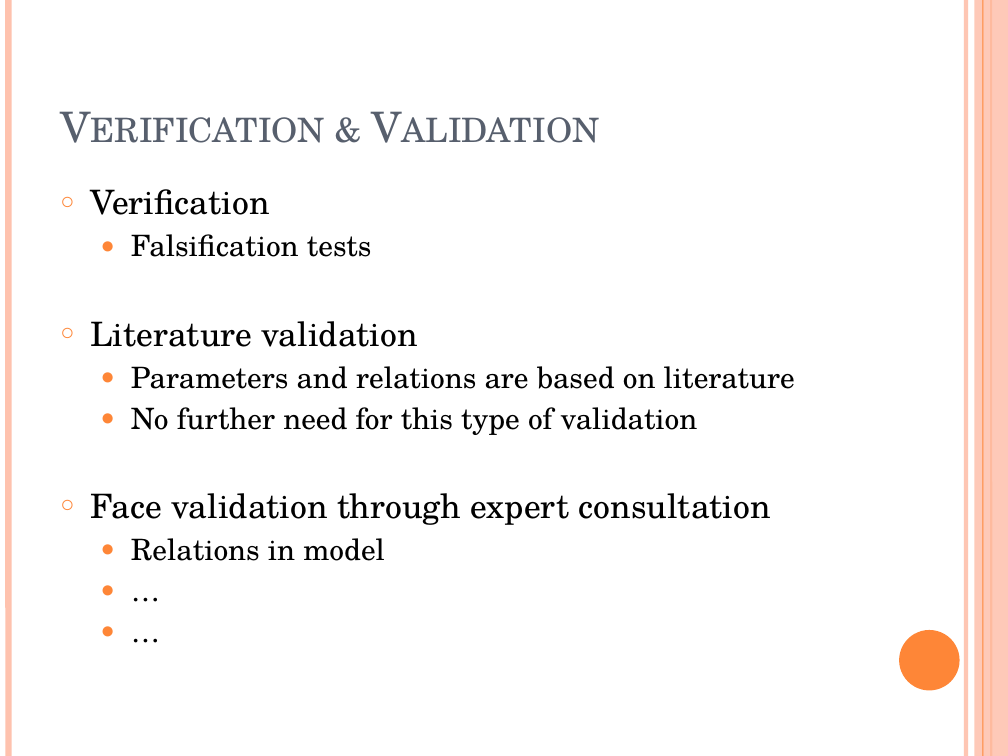
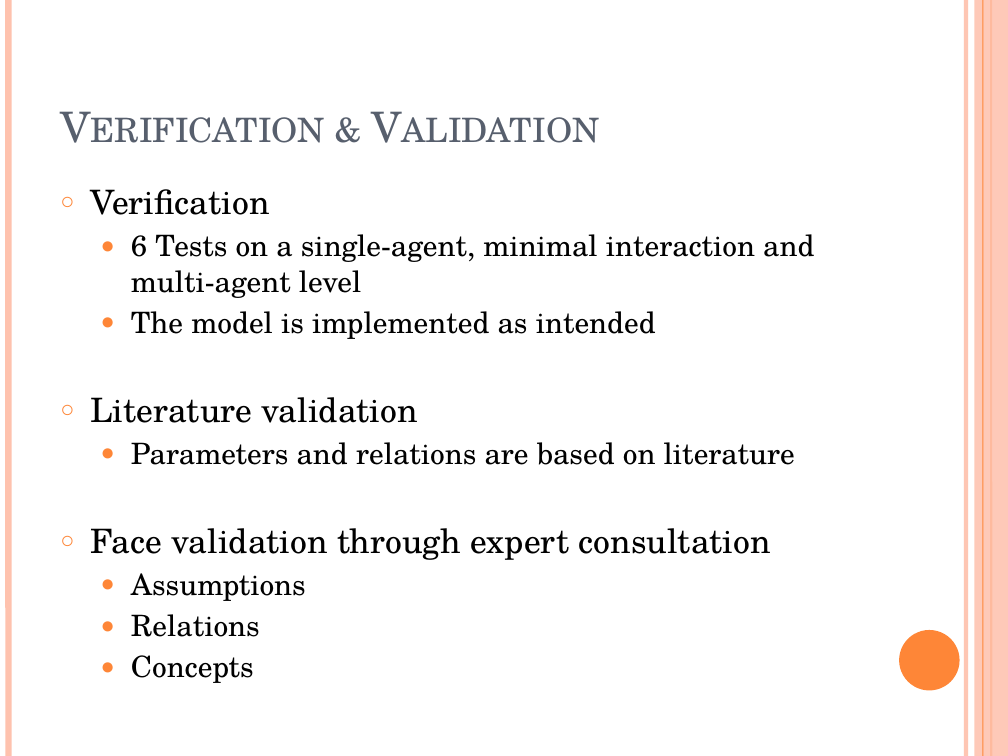
Before and after one commit to MBrouns/Zipfs-Law-and-city-development, a slide deck: slide 13 of docs/Presentation version 2.pptx. Drawn at 1008x756 pixels with LibreOffice and Linux fonts; fonts in the diff are those of the drawing. Boxes give left, top, right and bottom in pixels: in the first picture for what was removed or moved away, otherwise in the second. Text is boxed around its words. In the diff, an @@ line names an element or a change of style, - is before the commit and + after.

```diff
--- a/docs/Presentation version 2.pptx
+++ b/docs/Presentation version 2.pptx
@@ text at (x1=131, y1=234, x2=814, y2=339): text changed @@
-  ● Falsification tests
+  ● 6 Tests on a single-agent, minimal interaction and multi-agent level
+  ● The model is implemented as intended
@@ text at (x1=131, y1=407, x2=698, y2=435): paragraph removed @@
-  ● No further need for this type of validation
@@ text at (x1=131, y1=573, x2=306, y2=683): text changed @@
-  ● Relations in model
-  ● …
-  ● …
+  ● Assumptions
+  ● Relations
+  ● Concepts
```
Also in this commit, not shown: 13 other slides changed, 2 slides added, 1 slide removed, 1 other file.
